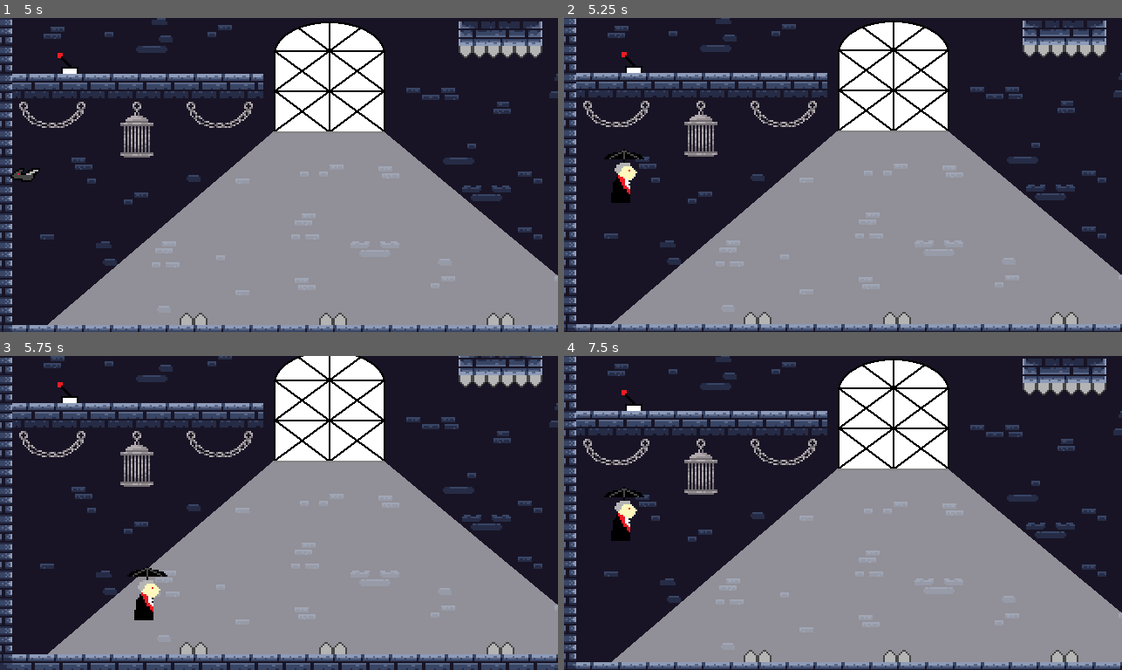
Above: before the commit, frames 1-4 (two rows, left to right).
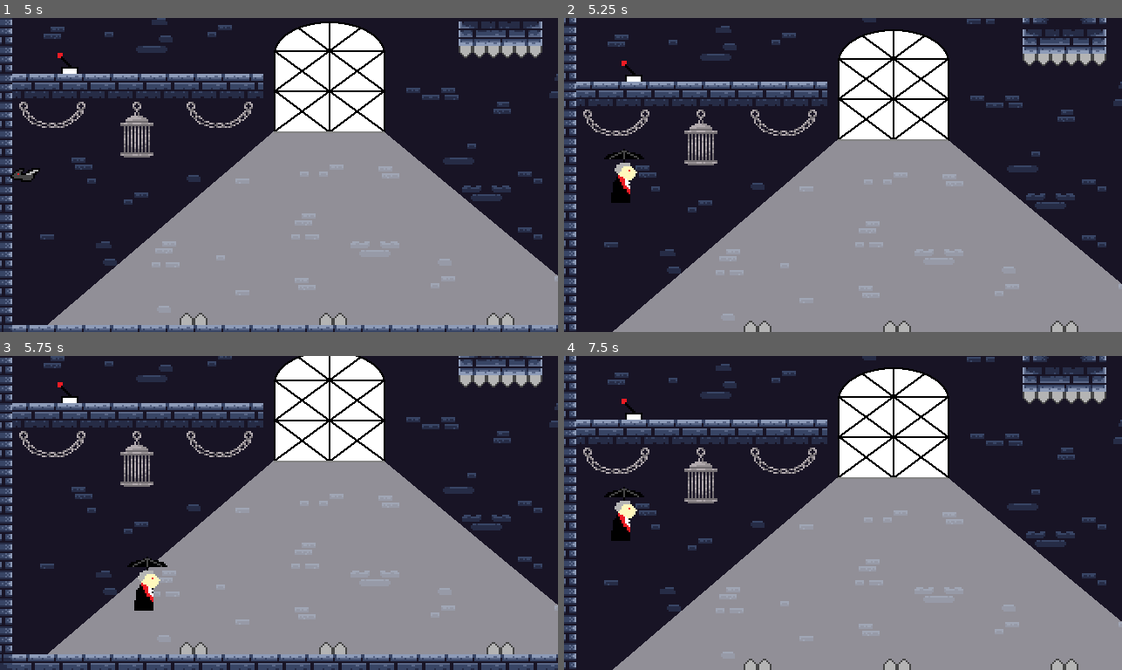
Above: after the commit, the same moments.

Repository: JedsadaSrijunpoe/sunlight-is-enemy
Game: Godot game, scene res://Level/level_1.tscn
Two runs of this game, one before a commit and one after it. Both use one fixed random seed, a clock stepped at 60 frames per second and the inputs below.
Inputs:
- Up to frame 1 (5 s): tap Enter at 0.5 s; hold D (move_right) 0.53-2.03 s; tap Space (toggle) at 0.6, 1.55, 2.1, 2.85, 3.8, 4.35 s; tap W (jump) at 0.77, 1.07, 1.52, 1.82, 3.02, 3.32, 3.77, 4.07, 4.52, 4.82 s; tap J (interact) at 1.35, 3.6 s; hold A (move_left) 2.03-2.78 s; hold D (move_right) 2.78-4.28 s; hold A (move_left) from 4.28 s (still down)
- Up to frame 2 (5.25 s): release A (move_left) at 5.03 s; hold D (move_right) from 5.03 s (still down); tap Space (toggle) at 5.1 s
- Up to frame 3 (5.75 s): keep holding D (move_right)
- Up to frame 4 (7.5 s): release D (move_right) at 5.78 s; hold A (move_left) 5.78-7.28 s; tap J (interact) at 5.85 s; tap W (jump) at 6.02, 6.32, 6.77, 7.07 s; tap Space (toggle) at 6.05, 6.6, 7.35 s; hold D (move_right) from 7.28 s (still down)

Frame 1 is identical in both runs. In frame 2, 19% of the frame differs, in the area x 0-100%, y 0-100%; in frame 3, 0.7%; in frame 4, 19%.

Commit message:
Update player.gd

Diff:
--- a/Player/player.gd
+++ b/Player/player.gd
@@ -68,7 +68,6 @@
 		human_hurtbox.get_node("CollisionShape2D").disabled = false
 		hitbox.get_node("CollisionPolygon2D").disabled = false
 		switch_hitbox.get_node("CollisionShape2D").disabled = false
-		velocity.y = 0
 
 # Handle movement in human form
 func humanoid_state(delta):
@@ -101,7 +100,10 @@
 		human_hurtbox.get_node("CollisionShape2D").disabled = true
 		hitbox.get_node("CollisionPolygon2D").disabled = true
 		switch_hitbox.get_node("CollisionShape2D").disabled = true
-		velocity.y = 0
+		if velocity.y < 0:
+			velocity.y *= 1.5 * 80/275
+		else :
+			velocity.y = 0
 
 # How the player react to hurtbox collision in bat form
 func _on_bathurtbox_area_entered(_area):
